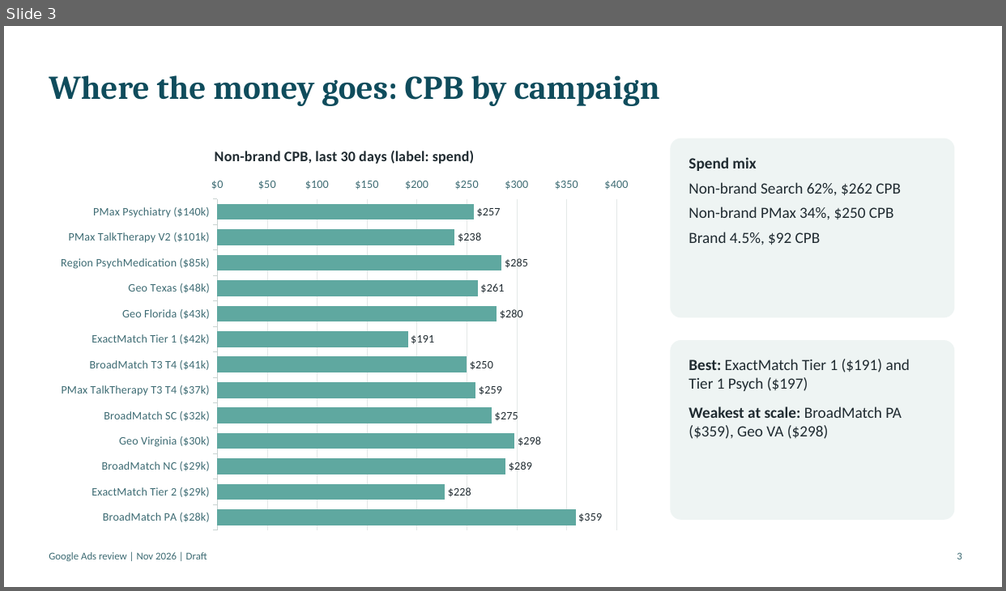
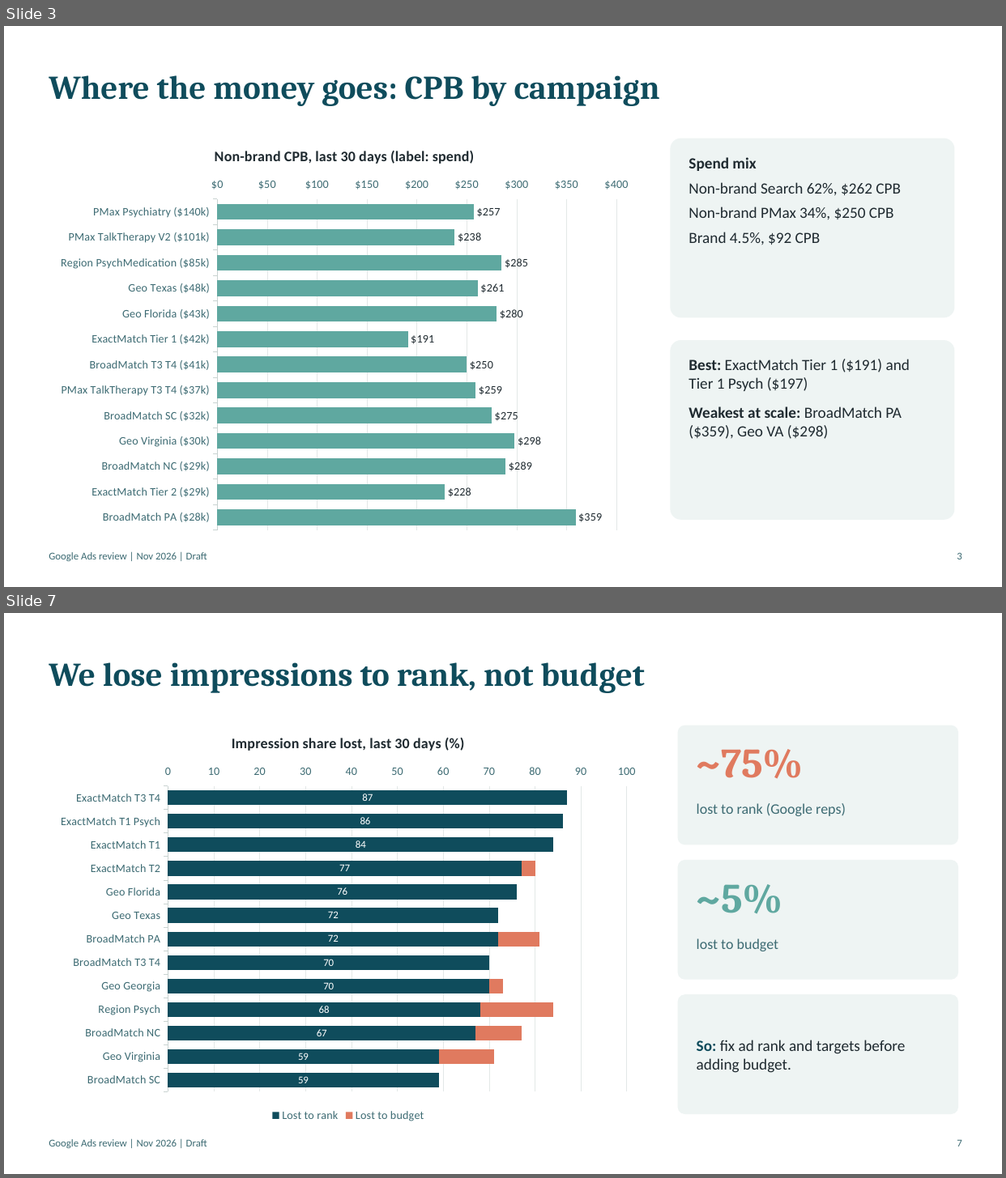
Before and after one commit to tomroberts-thriveworks/paid-media-hub, a slide deck: docs/audit/google-ads-review-nov-2026.pptx. Shown one above the other, each under a label of ours: slide 3 before the commit, slides 3 and 7 after it; the slides between them are not shown. The pictures are 1006x591 and 1006x1178 pixels, drawn with LibreOffice and Linux fonts; fonts in the diff are those of the drawing. Boxes give left, top, right and bottom in pixels: in the first picture for what was removed or moved away, otherwise in the second. Text is boxed around its words. In the diff, an @@ line names an element or a change of style, - is before the commit and + after.

```diff
--- a/docs/audit/google-ads-review-nov-2026.pptx
+++ b/docs/audit/google-ads-review-nov-2026.pptx
@@ slide 7 added at [4, 613, 1002, 1174], background #FFFFFF @@
@@ text added at [49, 662, 645, 693], 32 pt, text #0F4C5C, bold @@
+We lose impressions to rank, not budget
@@ bar stacked chart added at [49, 717, 648, 1126] @@
+title "Impression share lost, last 30 days (%)"
+categories: ExactMatch T3 T4, ExactMatch T1 Psych, ExactMatch T1, ExactMatch T2, Geo Florida, Geo Texas, BroadMatch PA, BroadMatch T3 T4, Geo Georgia, Region Psych, BroadMatch NC, Geo Virginia, BroadMatch SC
+Lost to rank: 87, 86, 84, 77, 76, 72, 72, 70, 70, 68, 67, 59, 59
+Lost to budget: 0, 0, 0, 3, 0, 0, 9, 0, 3, 16, 10, 12, 0
@@ rounded rectangle added at [678, 726, 958, 845], fill #EEF4F3 @@
@@ text added at [697, 749, 803, 779], 40 pt, text #E07A5F, bold @@
+~75%
@@ text added at [697, 803, 846, 816], 14 pt, text #3D6B73 @@
+lost to rank (Google reps)
@@ rounded rectangle added at [678, 860, 958, 980], fill #EEF4F3 @@
@@ text added at [697, 884, 783, 914], 40 pt, text #5FA8A0, bold @@
+~5%
@@ text added at [697, 939, 779, 952], 14 pt, text #3D6B73 @@
+lost to budget
@@ rounded rectangle added at [678, 995, 958, 1114], fill #EEF4F3 @@
@@ text added at [697, 1040, 905, 1073], 15 pt, text #1F2A30 @@
+So: fix ad rank and targets before adding budget.
@@ text added at [49, 1139, 207, 1148], 10 pt, text #3D6B73 @@
+Google Ads review | Nov 2026 | Draft
@@ text added at [957, 1139, 961, 1147], 10 pt, text #3D6B73 @@
+7
```
Also in this commit, not shown: 6 slides changed, 7 other slides added, 6 slides removed, 2 other files.
